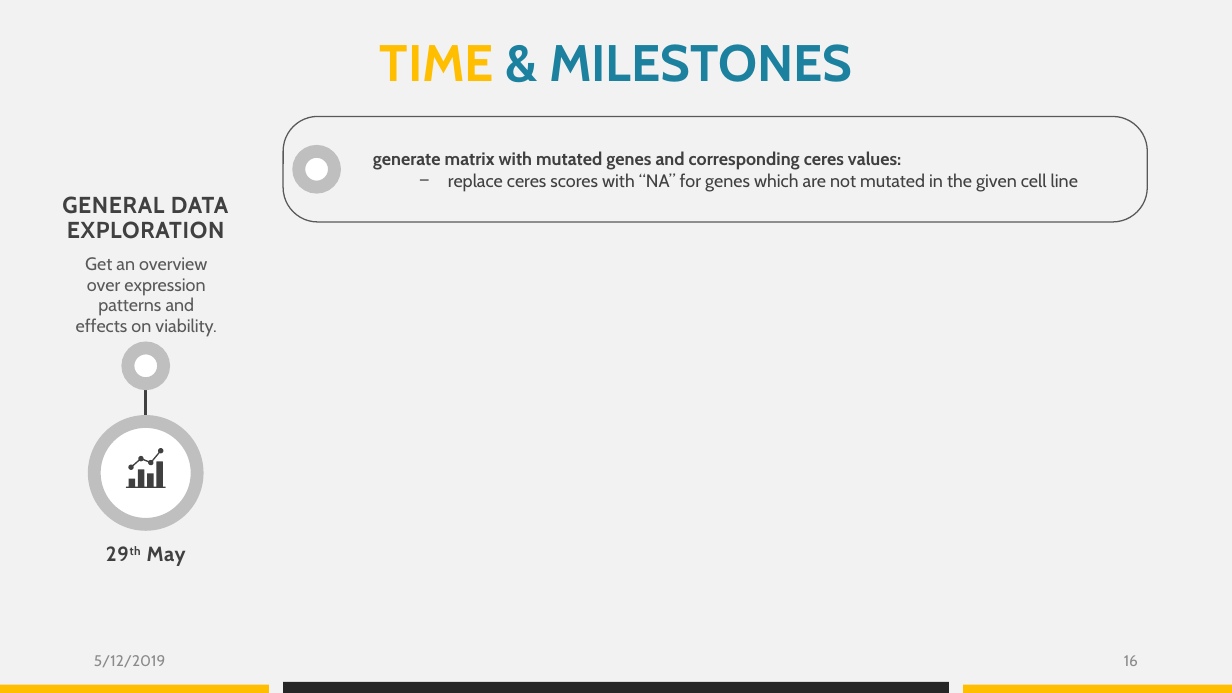
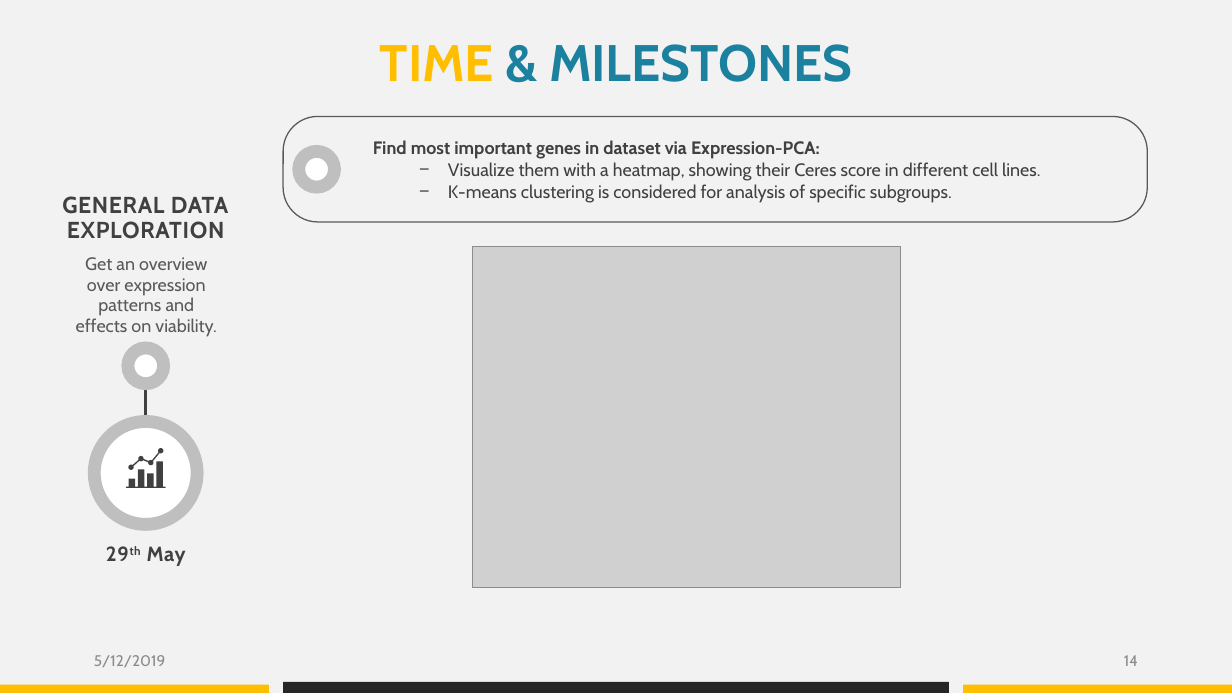
Before and after one commit to datascience-mobi/group-04-project-1-4, a slide deck: slide 14 of Project proposal_presentation_V1.pptx (slide 16 before the commit). Drawn at 1232x693 pixels with LibreOffice and Linux fonts; fonts in the diff are those of the drawing; grey boxes stand for pictures. Boxes give left, top, right and bottom in pixels: in the first picture for what was removed or moved away, otherwise in the second. Text is boxed around its words. In the diff, an @@ line names an element or a change of style, - is before the commit and + after.

```diff
--- a/Project proposal_presentation_V1.pptx
+++ b/Project proposal_presentation_V1.pptx
@@ text at [373,140,1040,203]: text changed @@
-generate matrix with mutated genes and corresponding ceres values:
-  − replace ceres scores with “NA” for genes which are not mutated in the given cell line
+Find most important genes in dataset via Expression-PCA:
+  − Visualize them with a heatmap, showing their Ceres score in different cell lines.
+  − K-means clustering is considered for analysis of specific subgroups.
@@ picture added at [472,246,901,588] @@
@@ page number at [1124,655,1138,666]: text changed @@
-16
+14
```
Also in this commit, not shown: 8 other slides changed, 3 slides added, 4 slides removed, 5 other files.
